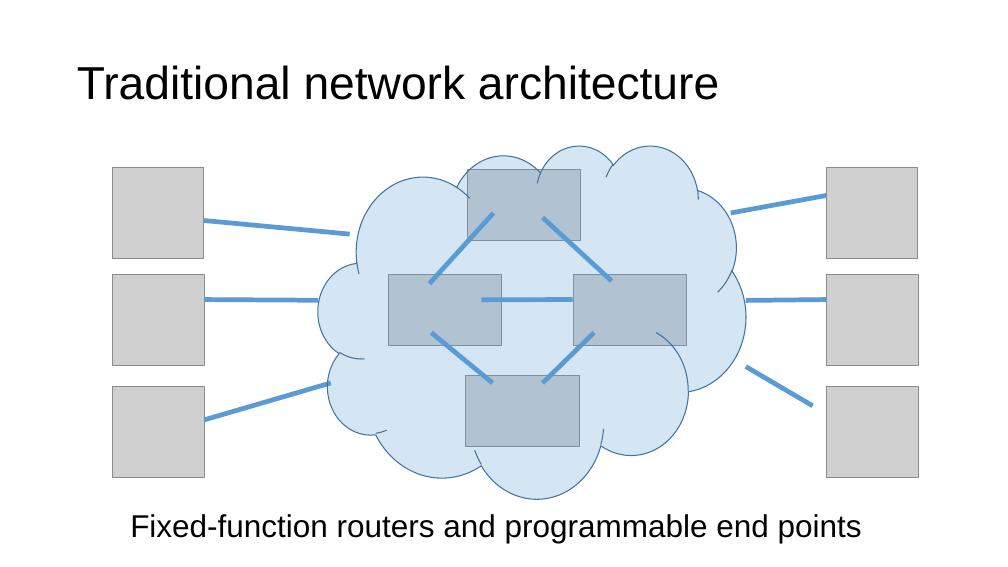
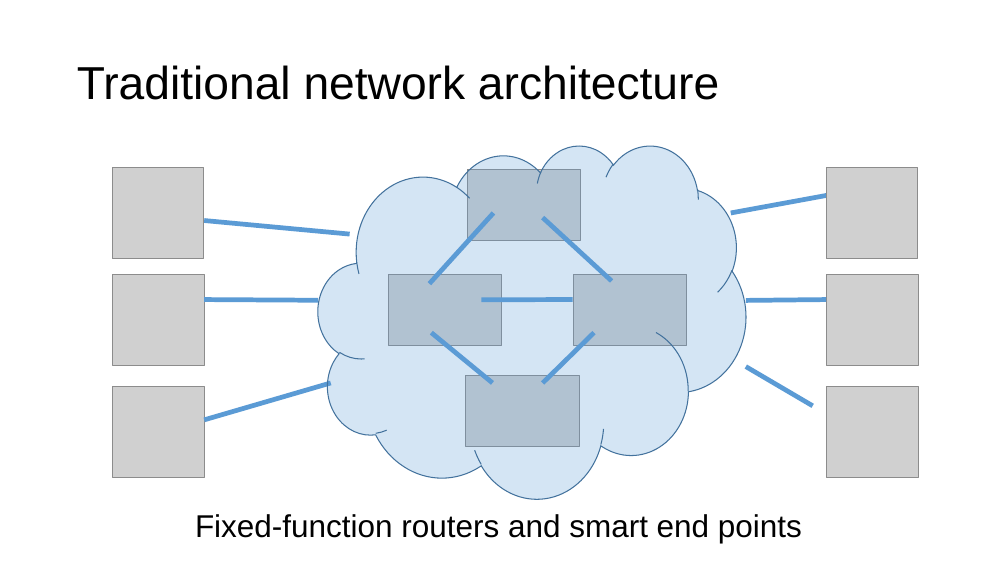
Before and after one commit to anirudhSK/pifo-domino-marple-ppts, a slide deck: slide 2 of combined_domino_pifo.pptx. Drawn at 1008x567 pixels with LibreOffice and Linux fonts; fonts in the diff are those of the drawing; grey boxes stand for pictures. Boxes give left, top, right and bottom in pixels: in the first picture for what was removed or moved away, otherwise in the second. Text is boxed around its words. In the diff, an @@ line names an element or a change of style, - is before the commit and + after.

```diff
--- a/combined_domino_pifo.pptx
+++ b/combined_domino_pifo.pptx
@@ text at <box>195,514,802,543</box>: text changed @@
-Fixed-function routers and programmable end points
+Fixed-function routers and smart end points
```
Also in this commit, not shown: 4 other slides changed, 1 slide added.
